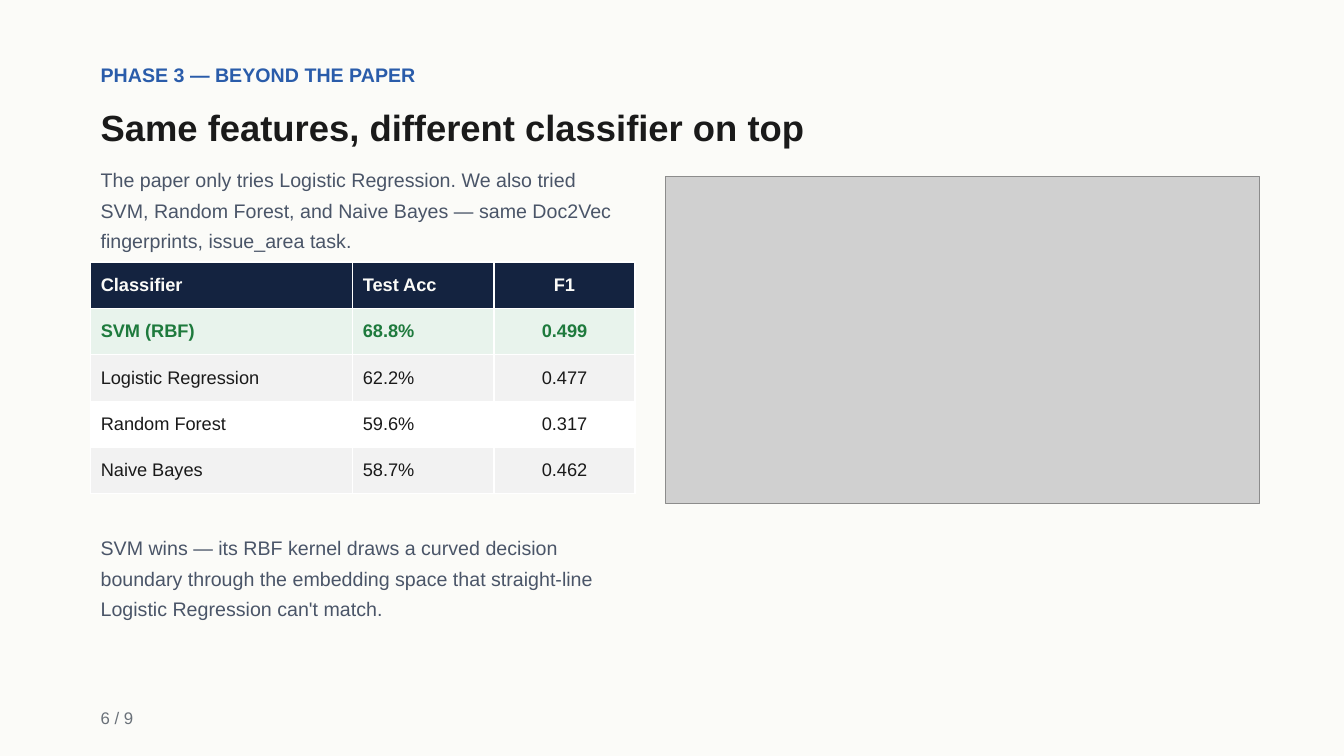
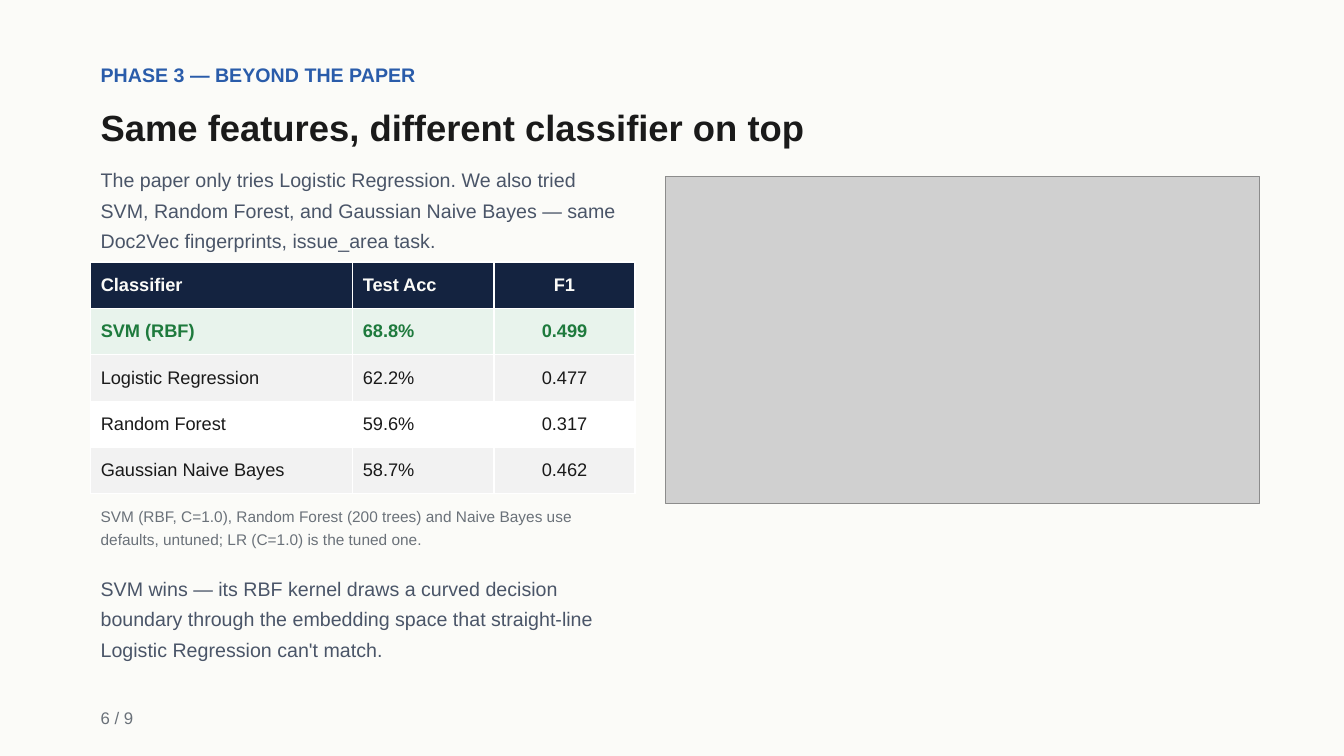
Before and after one commit to amogh-herle/ML-MINI-PROJECT, a slide deck: slide 7 of report/slides.pptx. Drawn at 1344x756 pixels with LibreOffice and Linux fonts; fonts in the diff are those of the drawing; grey boxes stand for pictures. Boxes give left, top, right and bottom in pixels: in the first picture for what was removed or moved away, otherwise in the second. Text is boxed around its words. In the diff, an @@ line names an element or a change of style, - is before the commit and + after.

```diff
--- a/report/slides.pptx
+++ b/report/slides.pptx
@@ text at [101, 173, 615, 252]: text changed @@
-The paper only tries Logistic Regression. We also tried SVM, Random Forest, and Naive Bayes — same Doc2Vec fingerprints, issue_area task.
+The paper only tries Logistic Regression. We also tried SVM, Random Forest, and Gaussian Naive Bayes — same Doc2Vec fingerprints, issue_area task.
@@ table at [91, 262, 635, 494] @@
-row 5, column 1: Naive Bayes
+row 5, column 1: Gaussian Naive Bayes
@@ text added at [101, 511, 572, 548], 11 pt, text #6A7179 @@
+SVM (RBF, C=1.0), Random Forest (200 trees) and Naive Bayes use defaults, untuned; LR (C=1.0) is the tuned one.
@@ text "SVM wins — its RBF ...": place and size @@
-text "SVM wins — its RBF ..." at [101, 541, 592, 620]
+text "SVM wins — its RBF ..." at [101, 582, 592, 661]
```
Also in this commit, not shown: 1 other slide changed, 4 other files.
